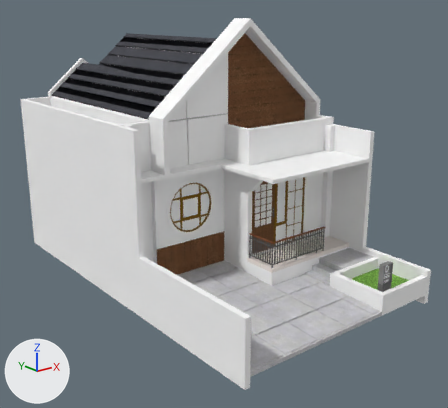
Two versions of the glTF model kawa-living/3d/dollhouse/hiroi-yuri-42.glb, one commit apart.
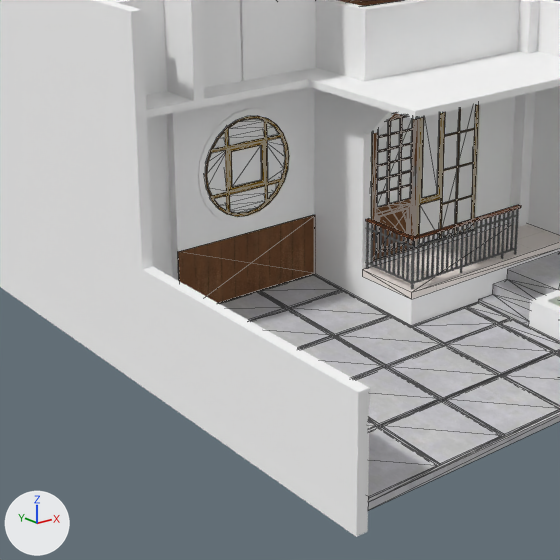
Old and new are each drawn whole from a camera (50 mm lens) standing at (-10.59, -13.98, 7.56) and looking at (0.08, -0.65, 2.22) and again close up on the part from 15% to 77% of the width and 31% to 98% of the height. The axes (+X, +Y, +Z) are drawn at lower left. The lights are the same throughout. The older version's two pictures come first. The close-ups show mesh edges as thin lines. Where no turn or scale is listed for an object, it has been applied to the vertices.

Names of what the first close-up shows: 'Mesh1 G_0_1 Group2 Group1 Model', 'Mesh14 Group5 Model', 'Mesh15 Group7 Group6 Model', 'Mesh17 Group11 Group9 Group8 Group6 Model', 'Mesh30 Group22 Component_54_1 Group6 Model', 'Mesh38 Group32 Model', 'Mesh41 Group36 Group35 Model', 'Mesh45 Group40 Model' and 2 more.
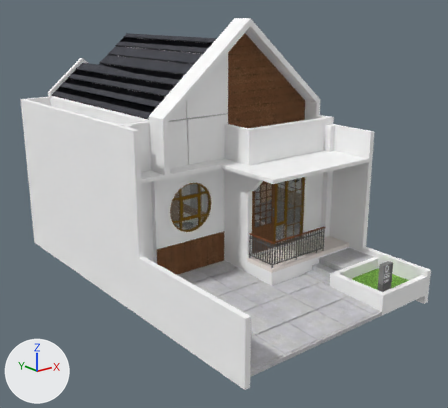
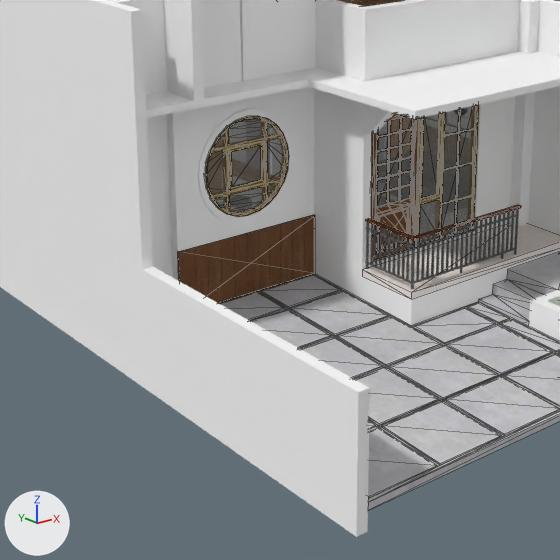
The edits, one by one:
In material 'Translucent_Glass_Gray' (mat_translucent_glass_gray), alpha goes from 1.0 to 0.09.

Changed parts and their boxes (x1, y1, x2, y2) in the close-ups (560 x 560 px):
'Mesh15 Group7 Group6 Model', surface changed
    both: (207, 105, 475, 244)
